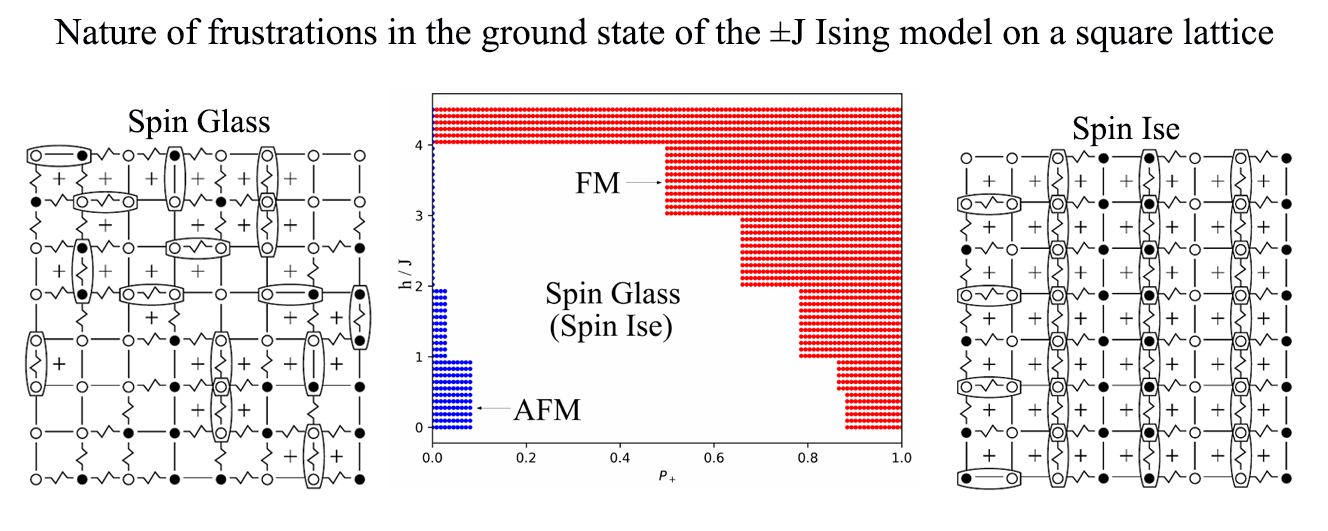
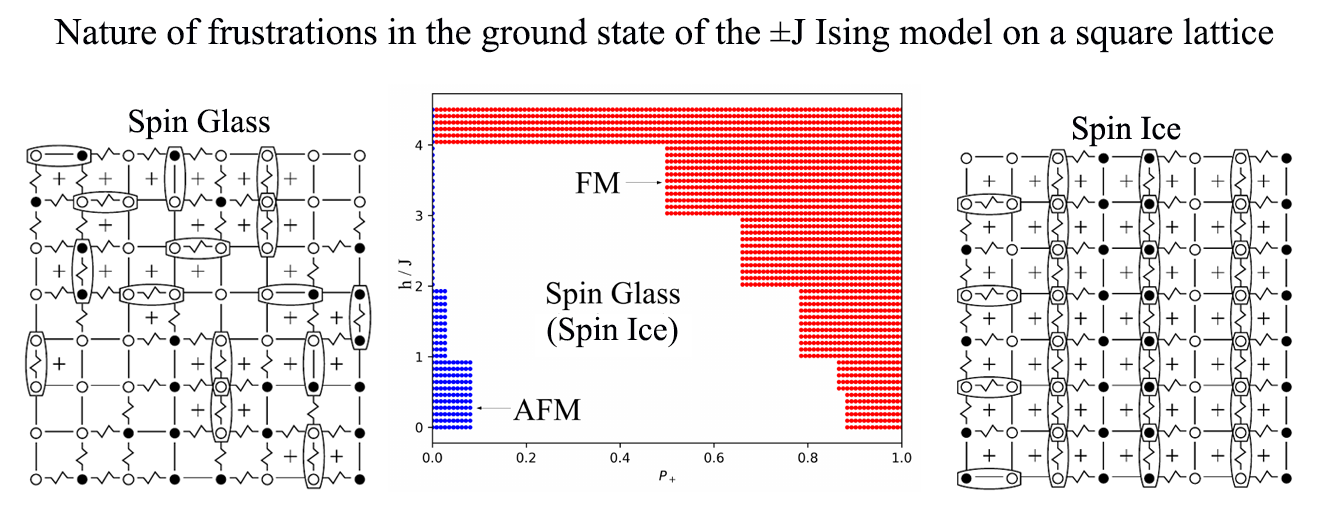
Layer changes from the first 1328x531 image to the second:
added layer "(Spin Ice)" above "Слой 4" over [547, 316, 678, 348]
renamed "Слой 2" to "Слой 4", moved it above "Spin Iсe", painted on it over [547, 314, 678, 348]
renamed "Spin Ise" to "Spin Iсe", painted on it over [1073, 115, 1181, 147]
